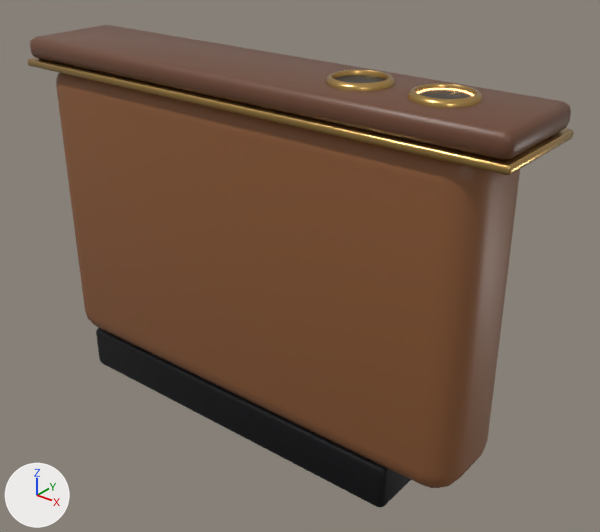
Two versions of the glTF model www/models/arm_club.glb, one commit apart.
One viewpoint serves both versions: a camera (50 mm lens) standing at (0.776, -0.888, 0.876) and looking at (0.039, 0.033, 0.305). The axes (+X, +Y, +Z) are drawn at lower left. The lights are the same throughout. The picture after the commit comes second. Objects named as collision shapes, trigger or cutter boxes, shadow casters or lower levels of detail are left out.

The scene before the commit, as lines of its bpy script (objects in view):
```python
me_body_lod0 = bpy.data.meshes.new('Body_LOD0')
me_body_lod0.from_pydata(...)  # 194 vertices, 384 faces; spans x -0.42..0.38, y -0.075..0.075, z 0.075..0.585
me_body_lod0.materials.append(mat_leather_caramel)  # brown #8b5935
me_cupbring_lod0 = bpy.data.meshes.new('CupBRing_LOD0')
me_cupbring_lod0.from_pydata(...)  # 168 vertices, 336 faces; spans x 0.12..0.21, y -0.045..0.045, z 0.614..0.628
me_cupbring_lod0.materials.append(mat_brass)  # orange #c8a261
me_top_lod0 = bpy.data.meshes.new('Top_LOD0')
me_top_lod0.from_pydata(...)  # 80 vertices, 156 faces; spans x -0.44..0.42, y -0.085..0.085, z 0.585..0.62
me_top_lod0.materials.append(mat_walnut)  # brown #6c4530
ob_body_lod0 = bpy.data.objects.new('Body_LOD0', me_body_lod0)
ob_body_lod0.location = (0.0, 0.0, 0.0)
ob_cupbring_lod0 = bpy.data.objects.new('CupBRing_LOD0', me_cupbring_lod0)
ob_cupbring_lod0.location = (0.0, 0.0, 0.0)
ob_top_lod0 = bpy.data.objects.new('Top_LOD0', me_top_lod0)
ob_top_lod0.location = (0.0, 0.0, 0.0)
# also in view: 'Band_LOD0' at (-0.01, 0.0, 0.579); 'Plinth_LOD0' at (-0.06, 0.0, 0.04); 'CupARing_LOD0' at (0.29, 0.0, 0.621)
```
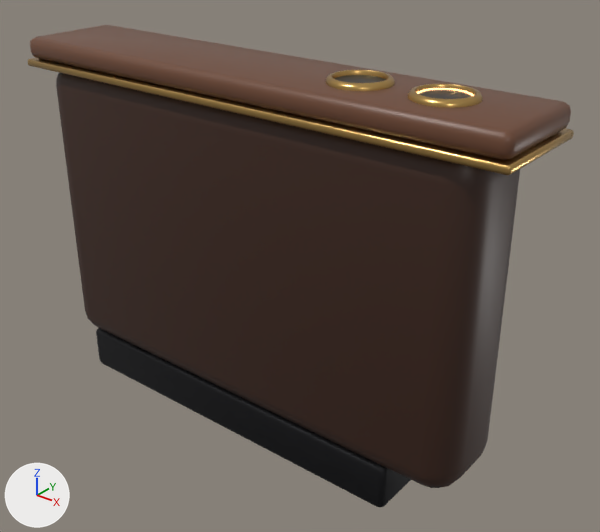
Where the change shows, as pixel boxes [x1, y1, x2, y2] in the pictures (600 x 532 px):
'Body_LOD0', recoloured (darker)
    both: [56, 73, 520, 488]

What the commit changed:
Material 'leather_chocolate' (mat_leather_chocolate) is new.
Its base color is (0.044, 0.016, 0.008) (brown #3b2216).
Its roughness is 0.45.
me_body_lod0 has 194 vertices, 384 faces and spans x -0.42..0.38, y -0.075..0.075, z 0.075..0.585.
me_body_lod0 no longer uses material mat_leather_caramel (brown #8b5935).
me_body_lod0 gains material mat_leather_chocolate (brown #3b2216).
